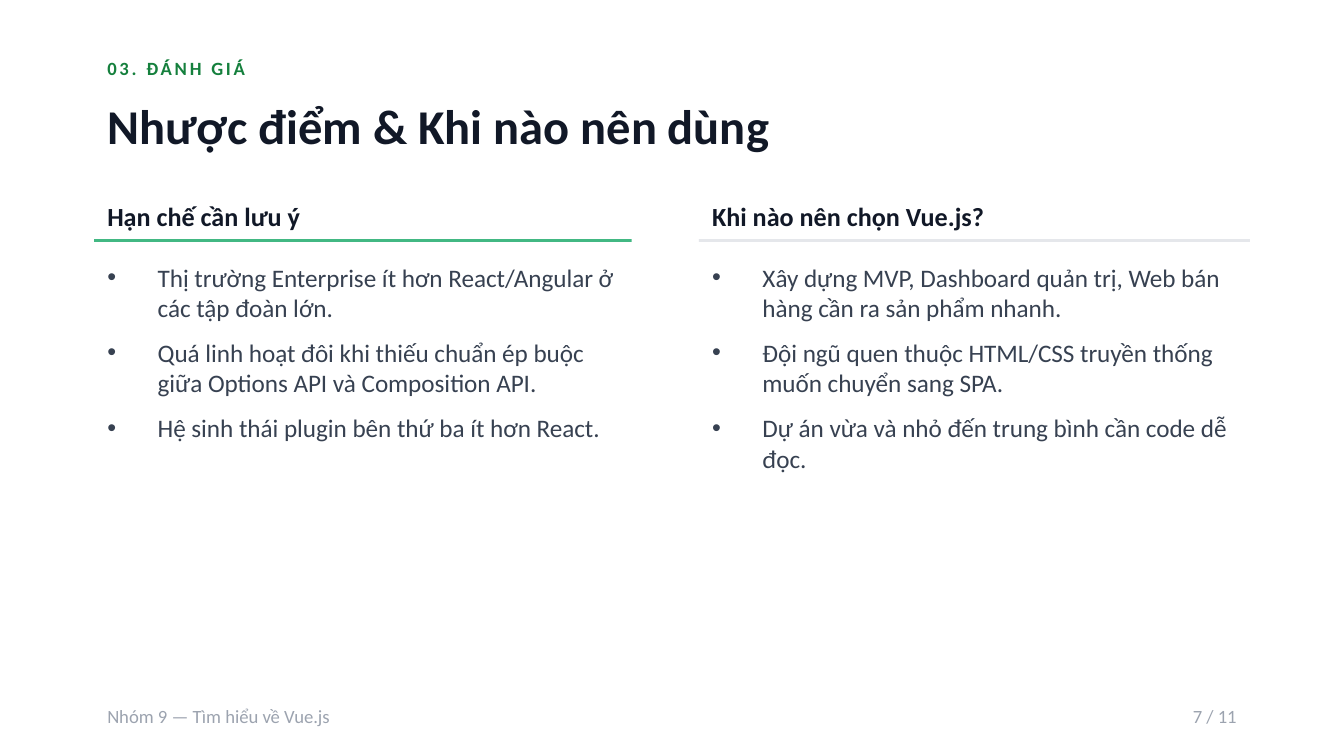
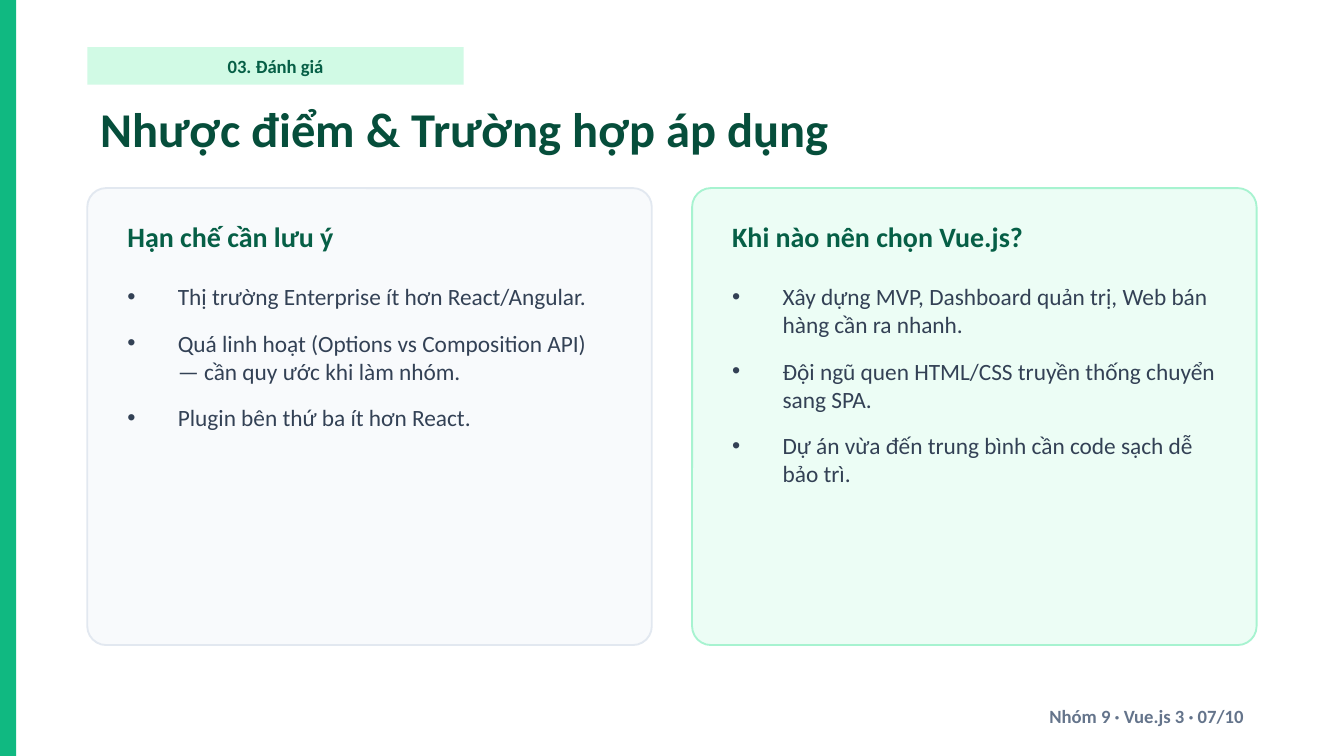
Before and after one commit to Musual-Moncra/vuejs-presentation-group9, a slide deck: slide 7 of Slide_ThuyetTrinh_VueJS_Nhom9.pptx. Drawn at 1344x756 pixels with LibreOffice and Linux fonts; fonts in the diff are those of the drawing. Boxes give left, top, right and bottom in pixels: in the first picture for what was removed or moved away, otherwise in the second. Text is boxed around its words. In the diff, an @@ line names an element or a change of style, - is before the commit and + after.

Commit message:
design: distinct emerald-rounded layout for Group 9 and remove demo instruction slide

```diff
--- a/Slide_ThuyetTrinh_VueJS_Nhom9.pptx
+++ b/Slide_ThuyetTrinh_VueJS_Nhom9.pptx
@@ rectangle added at <box>0,0,16,755</box>, fill #10B981 @@
@@ rectangle "03. Đánh giá": place and size @@
-rectangle "03. Đánh giá" at <box>107,60,245,75</box>
+rectangle "03. Đánh giá" at <box>87,47,464,85</box>
@@ rectangle "03. Đánh giá" at <box>87,47,464,85</box>: fill none to #D1FAE5 @@
@@ text in rectangle at <box>228,60,324,76</box>: text changed; text colour #15803D to #065F46 @@
-03. ĐÁNH GIÁ
+03. Đánh giá
@@ text at <box>101,109,828,156</box>: text changed; text colour #111827 to #064E3B @@
-Nhược điểm & Khi nào nên dùng
+Nhược điểm & Trường hợp áp dụng
@@ rounded rectangle added at <box>87,188,652,645</box>, fill #F8FAFC, outline #E2E8F0 1 pt @@
@@ rounded rectangle added at <box>692,188,1257,645</box>, fill #ECFDF5, outline #A7F3D0 1 pt @@
@@ text "Hạn chế cần lưu ý": place and size @@
-text "Hạn chế cần lưu ý" at <box>107,206,300,231</box>
+text "Hạn chế cần lưu ý" at <box>127,226,333,252</box>
@@ text "Hạn chế cần lưu ý" at <box>127,226,333,252</box>: size 14 to 15 pt, text colour #111827 to #065F46 @@
@@ text "Khi nào nên chọn Vue.js?" at <box>732,227,1023,252</box>: size 14 to 15 pt, text colour #111827 to #065F46 @@
@@ text "Khi nào nên chọn Vue.js?": place and size @@
-text "Khi nào nên chọn Vue.js?" at <box>712,207,984,231</box>
+text "Khi nào nên chọn Vue.js?" at <box>732,227,1023,252</box>
@@ line removed from (94, 241) to (632, 241) @@
@@ line removed from (699, 241) to (1250, 241) @@
@@ text at <box>178,288,586,430</box>: text changed; size 13.5 to 12.5 pt; text colour #374151 to #334155 @@
-• Thị trường Enterprise ít hơn React/Angular ở các tập đoàn lớn.
-• Quá linh hoạt đôi khi thiếu chuẩn ép buộc giữa Options API và Composition API.
-• Hệ sinh thái plugin bên thứ ba ít hơn React.
+• Thị trường Enterprise ít hơn React/Angular.
+• Quá linh hoạt (Options vs Composition API) — cần quy ước khi làm nhóm.
+• Plugin bên thứ ba ít hơn React.
@@ text at <box>783,289,1214,482</box>: text changed; size 13.5 to 12.5 pt; text colour #374151 to #334155 @@
-• Xây dựng MVP, Dashboard quản trị, Web bán hàng cần ra sản phẩm nhanh.
-• Đội ngũ quen thuộc HTML/CSS truyền thống muốn chuyển sang SPA.
-• Dự án vừa và nhỏ đến trung bình cần code dễ đọc.
+• Xây dựng MVP, Dashboard quản trị, Web bán hàng cần ra nhanh.
+• Đội ngũ quen HTML/CSS truyền thống chuyển sang SPA.
+• Dự án vừa đến trung bình cần code sạch dễ bảo trì.
@@ text removed at <box>107,708,330,726</box> @@
-Nhóm 9 — Tìm hiểu về Vue.js
@@ text at <box>1049,710,1244,726</box>: text changed; text colour #9CA3AF to #64748B; bold on @@
-7 / 11
+Nhóm 9 · Vue.js 3 · 07/10
```
Also in this commit, not shown: 9 other slides changed, 1 slide removed, 2 other files.
